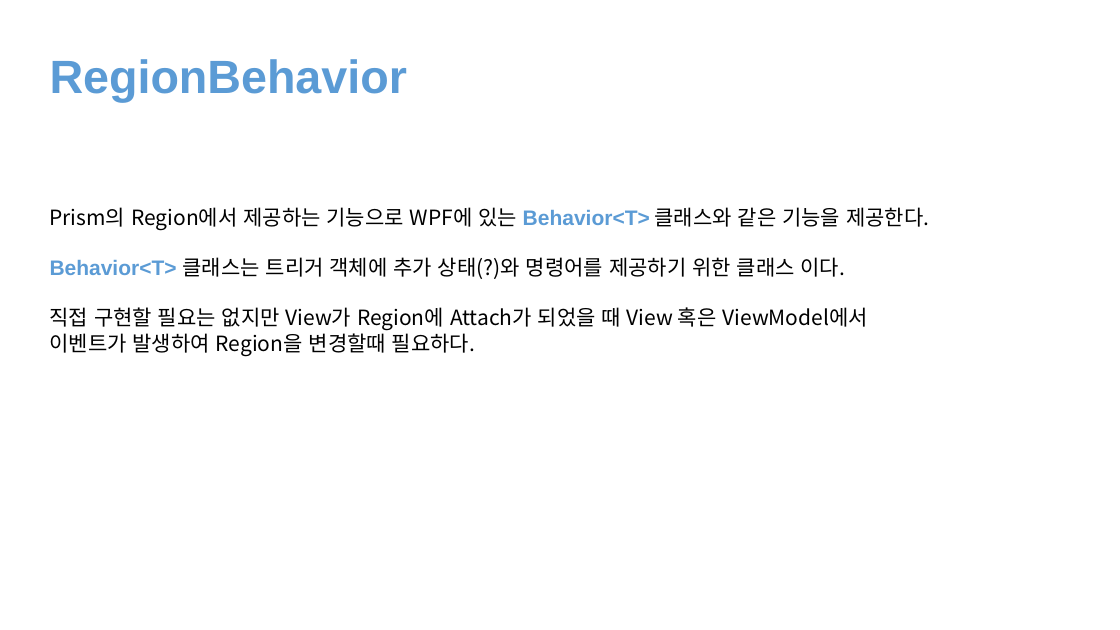
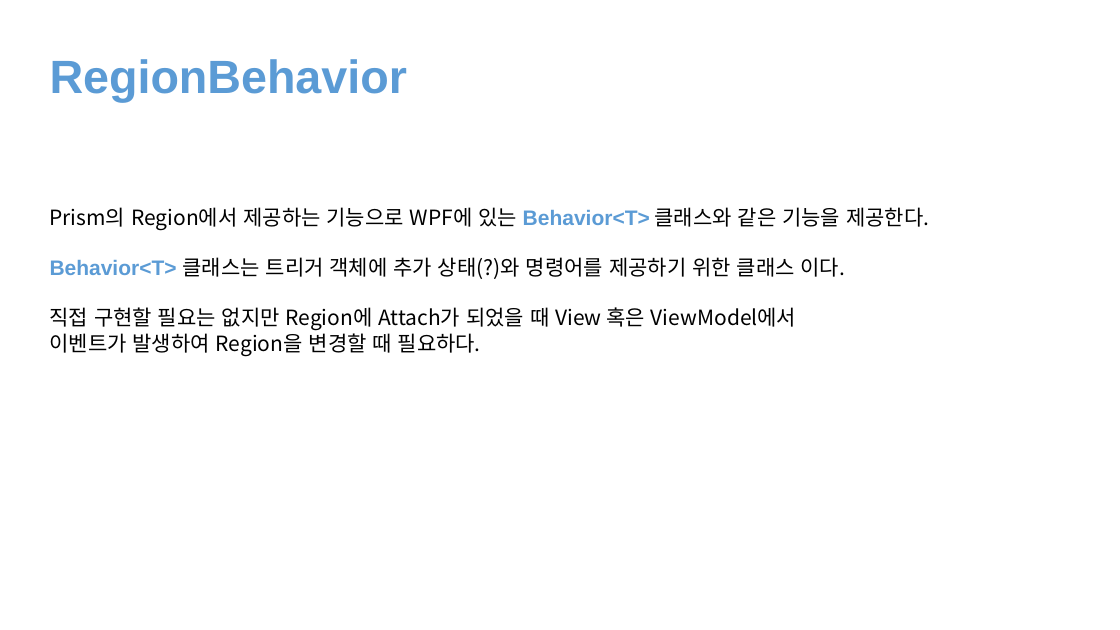
Before and after one commit to juniair/Summary-PPT, a slide deck: slide 13 of Prism.pptx (slide 5 before the commit). Drawn at 1120x630 pixels with LibreOffice and Linux fonts; fonts in the diff are those of the drawing. Boxes give left, top, right and bottom in pixels: in the first picture for what was removed or moved away, otherwise in the second. Text is boxed around its words. In the diff, an @@ line names an element or a change of style, - is before the commit and + after.

```diff
--- a/Prism.pptx
+++ b/Prism.pptx
@@ text at [50, 307, 796, 356]: text changed @@
-직접 구현할 필요는 없지만 View가 Region에 Attach가 되었을 때 View 혹은 ViewModel에서
-이벤트가 발생하여 Region을 변경할때 필요하다.
+직접 구현할 필요는 없지만 Region에 Attach가 되었을 때 View 혹은 ViewModel에서
+이벤트가 발생하여 Region을 변경할 때 필요하다.
```
Also in this commit, not shown: 2 other slides changed, 10 slides added, 1 slide removed.
